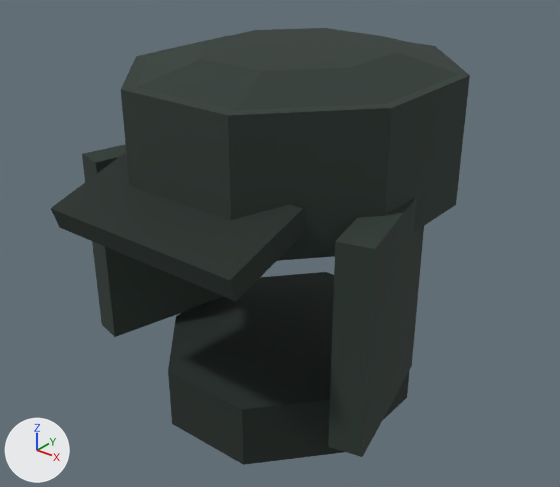
What one commit did to the glTF model src/main/resources/watch/models/cosmetics/wayfarer/oilskin_hood.glb.
Camera for both pictures: a 50 mm camera at (0.532, -0.678, 1.851) aimed at (-0.009, -0.002, 1.431). The axes (+X, +Y, +Z) are drawn at lower left. The lights are the same throughout. The older version comes first. Vertices at exactly the same position are counted once.

Script lines for the objects in view, before the commit:
```python
me_oilskin_hood_head_001 = bpy.data.meshes.new('oilskin_hood_head.001')
me_oilskin_hood_head_001.from_pydata(...)  # 80 vertices, 132 faces; spans x -0.207..0.207, y -0.241..0.206, z 1.223..1.67
# faces by material slot: [80, 40, 12]
me_oilskin_hood_head_001.materials.append(mat_oilskin_hood_main)  # dark grey #2e3a34
me_oilskin_hood_head_001.materials.append(mat_oilskin_hood_main_dark)  # black #242e29
me_oilskin_hood_head_001.materials.append(mat_oilskin_hood_trim)  # greyish green #40514b
ob_oilskin_hood_head_001 = bpy.data.objects.new('oilskin_hood_head.001', me_oilskin_hood_head_001)
ob_oilskin_hood_head_001.location = (0.0, 0.0, 0.0)
```
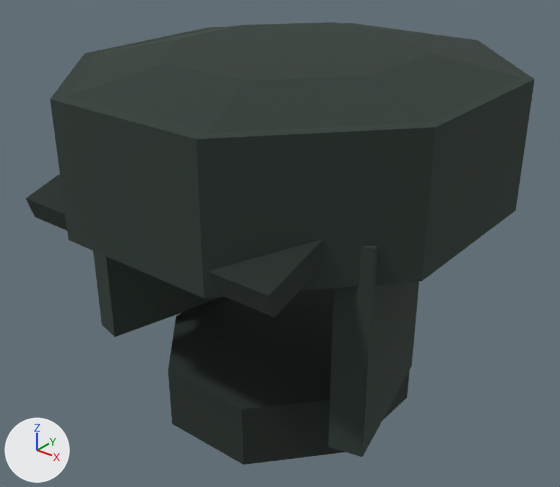
What differs and where, as boxes (x1, y1, x2, y2) in the pictures (560 x 487 px; the box of a moved part takes in the faces that stretch with it):
'oilskin_hood_head.001', reshaped (21% wider)
    before: (51, 28, 470, 465)
    after: (26, 22, 535, 465)
part 1 of me_oilskin_hood_head_001, moved or reshaped
    before: (121, 36, 470, 261)
    after: (50, 23, 535, 298)
part 2 of me_oilskin_hood_head_001, moved or reshaped
    before: (51, 153, 307, 301)
    after: (26, 174, 323, 317)
part 3 of me_oilskin_hood_head_001, moved or reshaped
    before: (136, 28, 459, 110)
    after: (67, 22, 524, 133)

The change in detail:
me_oilskin_hood_head_001 is used by ob_oilskin_hood_head_001; location (0.0, 0.0, 0.0).
me_oilskin_hood_head_001 had 80 vertices, 132 faces and spanned x -0.207..0.207, y -0.241..0.206, z 1.223..1.67.
me_oilskin_hood_head_001 now has 80 vertices, 132 faces and spans x -0.235..0.235, y -0.245..0.273, z 1.223..1.67.
me_oilskin_hood_head_001 part 1: the loose piece of 16 vertices spanning x -0.175..0.175, y -0.178..0.206, z 1.5..1.65 is scaled about its middle by (1.35, 1.35, 1).
me_oilskin_hood_head_001 part 2: the loose piece of 8 vertices spanning x -0.127..0.127, y -0.241..-0.129, z 1.502..1.56 is scaled about its middle by (1.35, 1, 1).
Part 3, on me_oilskin_hood_head_001:
Vertex 16 of me_oilskin_hood_head_001 moves from (0.068, 0.198, 1.65) at pixel (428, 46) to (0.093, 0.264, 1.65) at pixel (471, 40).
Vertex 17 of me_oilskin_hood_head_001 moves from (0.164, 0.093, 1.65) at pixel (459, 74) to (0.224, 0.12, 1.65) at pixel (524, 77).
Vertex 18 of me_oilskin_hood_head_001 moves from (0.164, -0.057, 1.65) at pixel (386, 103) to (0.224, -0.084, 1.65) at pixel (429, 122).
Vertex 19 of me_oilskin_hood_head_001 moves from (0.068, -0.162, 1.65) at pixel (236, 110) to (0.093, -0.228, 1.65) at pixel (205, 133).
Vertex 20 of me_oilskin_hood_head_001 moves from (-0.068, -0.162, 1.65) at pixel (135, 86) to (-0.093, -0.228, 1.65) at pixel (66, 96).
Vertex 21 of me_oilskin_hood_head_001 moves from (-0.164, -0.057, 1.65) at pixel (148, 56) to (-0.224, -0.084, 1.65) at pixel (96, 53).
Vertex 22 of me_oilskin_hood_head_001 moves from (-0.164, 0.093, 1.65) to (-0.224, 0.12, 1.65) at pixel (213, 28).
Vertex 23 of me_oilskin_hood_head_001 moves from (-0.068, 0.198, 1.65) to (-0.093, 0.264, 1.65) at pixel (351, 24).
Vertex 24 of me_oilskin_hood_head_001 moves from (0.042, 0.129, 1.67) at pixel (382, 36) to (0.056, 0.168, 1.67) at pixel (409, 32).
Vertex 25 of me_oilskin_hood_head_001 moves from (0.101, 0.064, 1.67) at pixel (397, 51) to (0.136, 0.08, 1.67) at pixel (433, 53).
Vertex 26 of me_oilskin_hood_head_001 moves from (0.101, -0.028, 1.67) at pixel (349, 67) to (0.136, -0.044, 1.67) at pixel (370, 75).
Vertex 27 of me_oilskin_hood_head_001 moves from (0.042, -0.093, 1.67) at pixel (262, 70) to (0.056, -0.132, 1.67) at pixel (247, 80).
Vertex 28 of me_oilskin_hood_head_001 moves from (-0.042, -0.093, 1.67) at pixel (200, 58) to (-0.056, -0.132, 1.67) at pixel (163, 63).
Vertex 29 of me_oilskin_hood_head_001 moves from (-0.101, -0.028, 1.67) at pixel (202, 41) to (-0.136, -0.044, 1.67) at pixel (171, 40).
Vertex 30 of me_oilskin_hood_head_001 moves from (-0.101, 0.064, 1.67) at pixel (254, 29) to (-0.136, 0.08, 1.67) at pixel (241, 24).
Vertex 31 of me_oilskin_hood_head_001 moves from (-0.042, 0.129, 1.67) at pixel (325, 27) to (-0.056, 0.168, 1.67) at pixel (333, 22).
